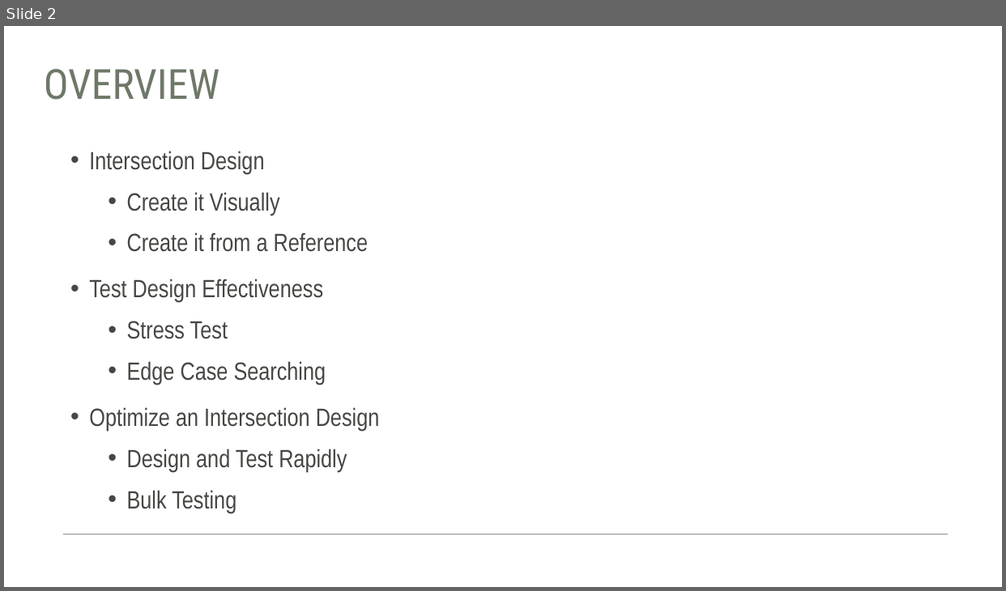
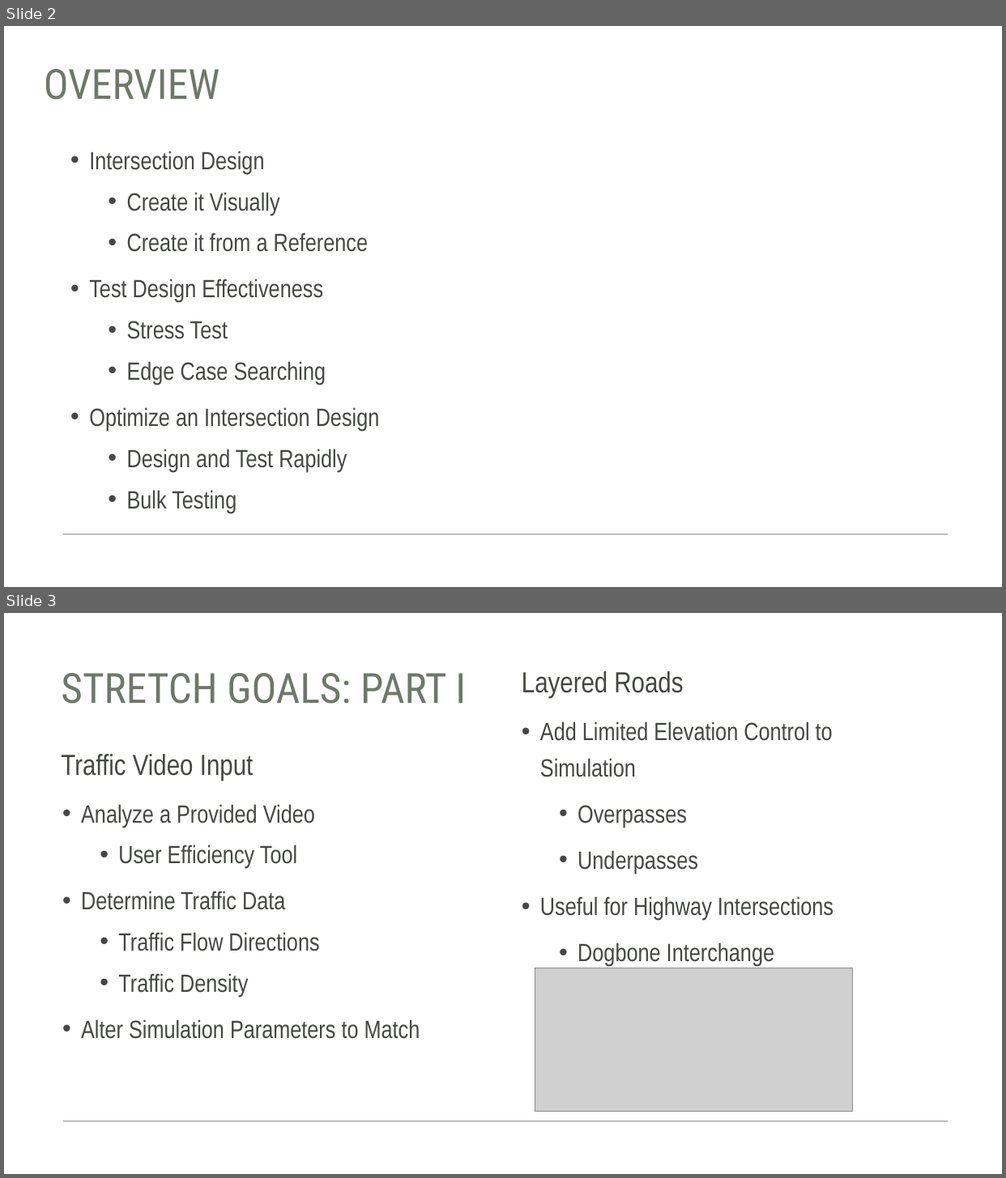
Before and after one commit to Team-Gala-JP/Team-Gala-JP, a slide deck: Traffic Sim.pptx. Shown one above the other, each under a label of ours: slide 2 before the commit, slides 2 and 3 after it. The pictures are 1006x591 and 1006x1178 pixels, drawn with LibreOffice and Linux fonts; fonts in the diff are those of the drawing; grey boxes stand for pictures. Boxes give left, top, right and bottom in pixels: in the first picture for what was removed or moved away, otherwise in the second. Text is boxed around its words. In the diff, an @@ line names an element or a change of style, - is before the commit and + after.

```diff
--- a/Traffic Sim.pptx
+++ b/Traffic Sim.pptx
@@ slide 3 added at bbox=[4, 613, 1002, 1174], background #FFFFFF; not listed: 1 template element that a slide beside it also shows @@
@@ title added at bbox=[61, 673, 466, 704], 40 pt, text #6E7868 @@
+STRETCH GOALS: PART I
@@ text added at bbox=[522, 671, 683, 698], 28 pt, text #444742 @@
+Layered Roads
@@ text added at bbox=[540, 722, 833, 967], 24 pt, text #444742 @@
+• Add Limited Elevation Control to Simulation
+  • Overpasses
+  • Underpasses
+• Useful for Highway Intersections
+  • Dogbone Interchange
@@ text added at bbox=[61, 754, 253, 781], 28 pt, text #444742 @@
+Traffic Video Input
@@ text added at bbox=[81, 804, 420, 1039], 24 pt, text #444742 @@
+• Analyze a Provided Video
+  • User Efficiency Tool
+• Determine Traffic Data
+  • Traffic Flow Directions
+  • Traffic Density
+• Alter Simulation Parameters to Match
@@ picture added at bbox=[535, 969, 853, 1112] @@
```
Also in this commit, not shown: 4 other slides added.
